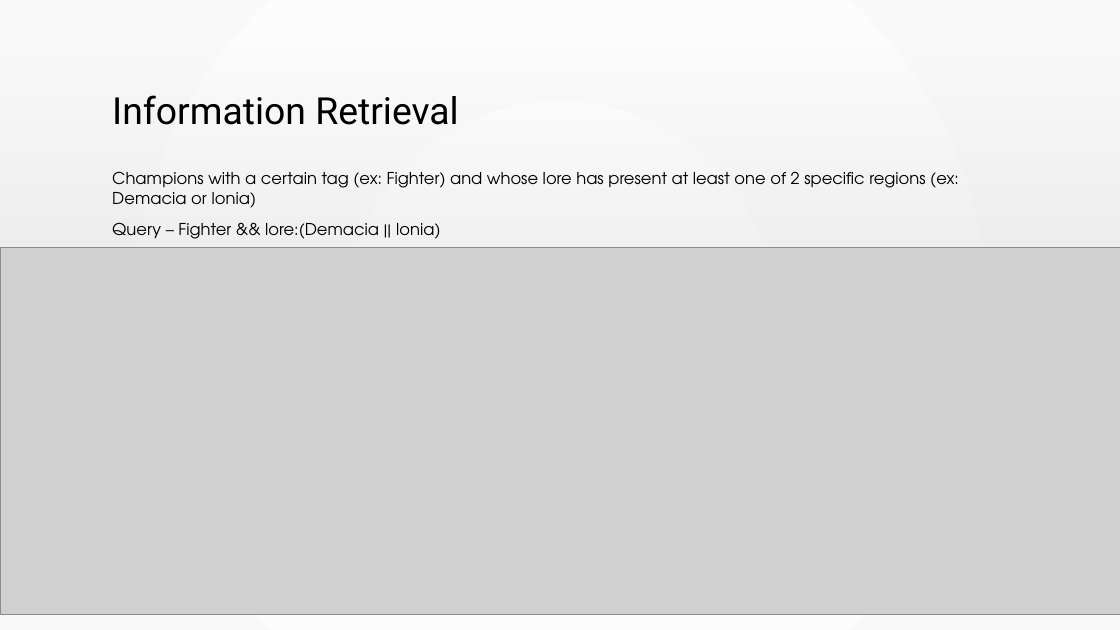
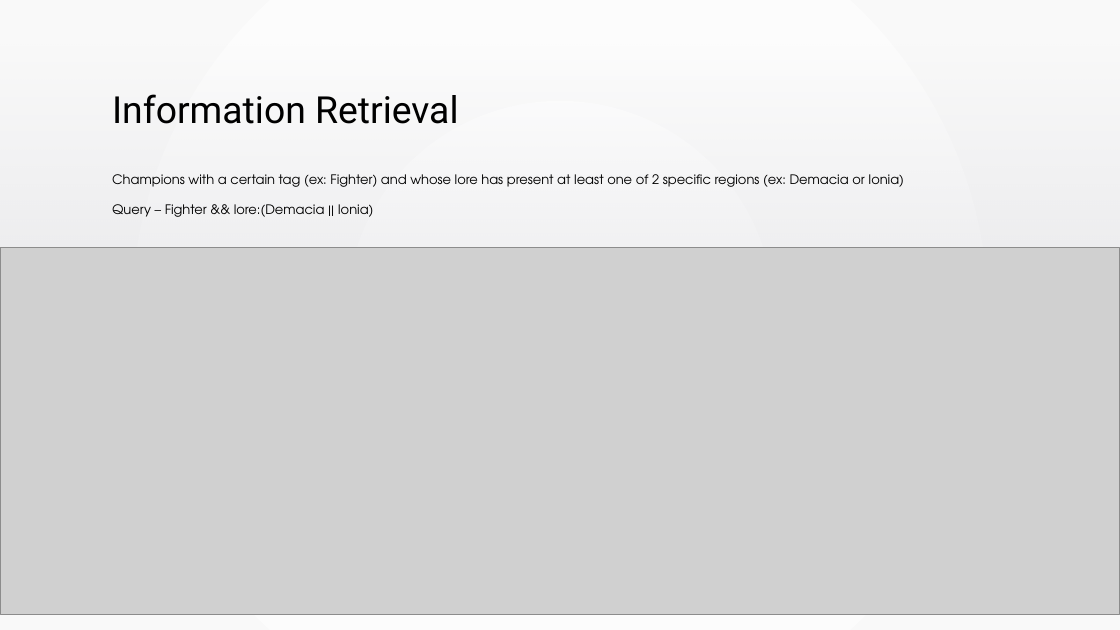
Before and after one commit to MiNeves00/PRI2021, a slide deck: slide 7 of docs/apresentacao2.pptx. Drawn at 1120x630 pixels with LibreOffice and Linux fonts; fonts in the diff are those of the drawing; grey boxes stand for pictures; background and template pictures are left out. Boxes give left, top, right and bottom in pixels: in the first picture for what was removed or moved away, otherwise in the second. Text is boxed around its words. In the diff, an @@ line names an element or a change of style, - is before the commit and + after.

```diff
--- a/docs/apresentacao2.pptx
+++ b/docs/apresentacao2.pptx
@@ background gradient #FFFFFF to #FAFAFA to gradient #FFFFFF to #F9F9F9 @@
@@ text "Champions with a certain tag ..." at <box>112,174,904,217</box>: size 14 to 11.2 pt; line spacing 1 to 1.2 @@
@@ line (0, 562) - (1120, 562): stroke #000001 1 pt to #000001 0.99 pt @@
```
Also in this commit, not shown: 15 other slides changed, 1 other file.
